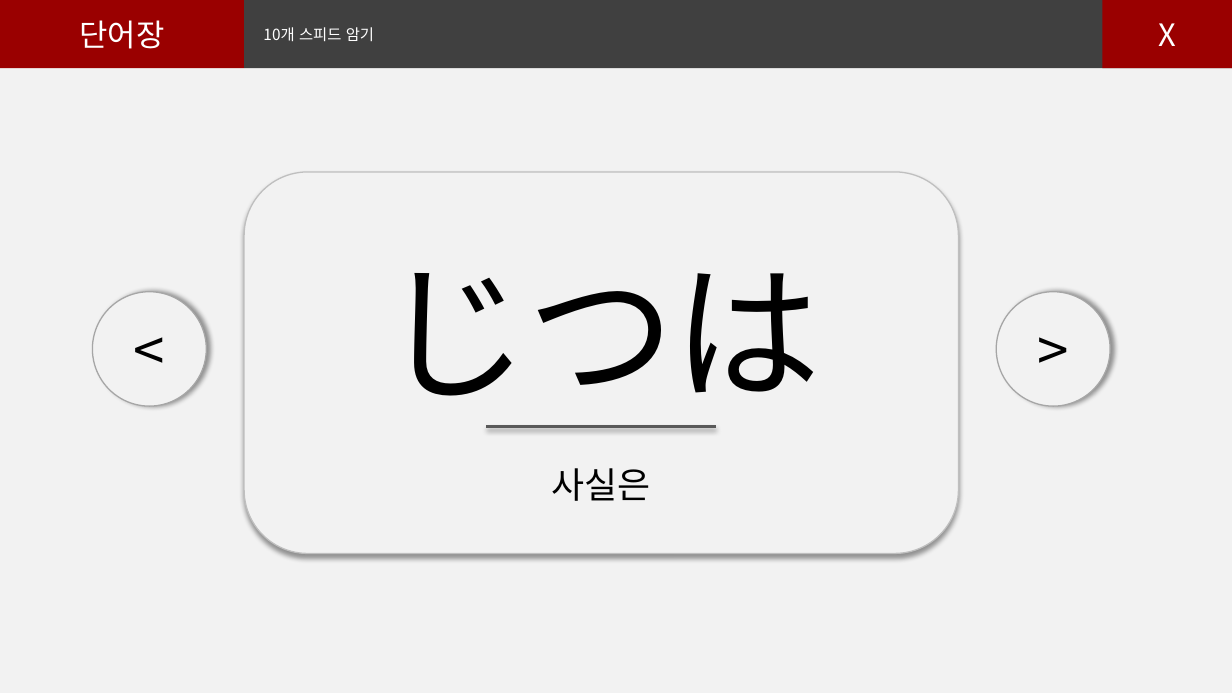
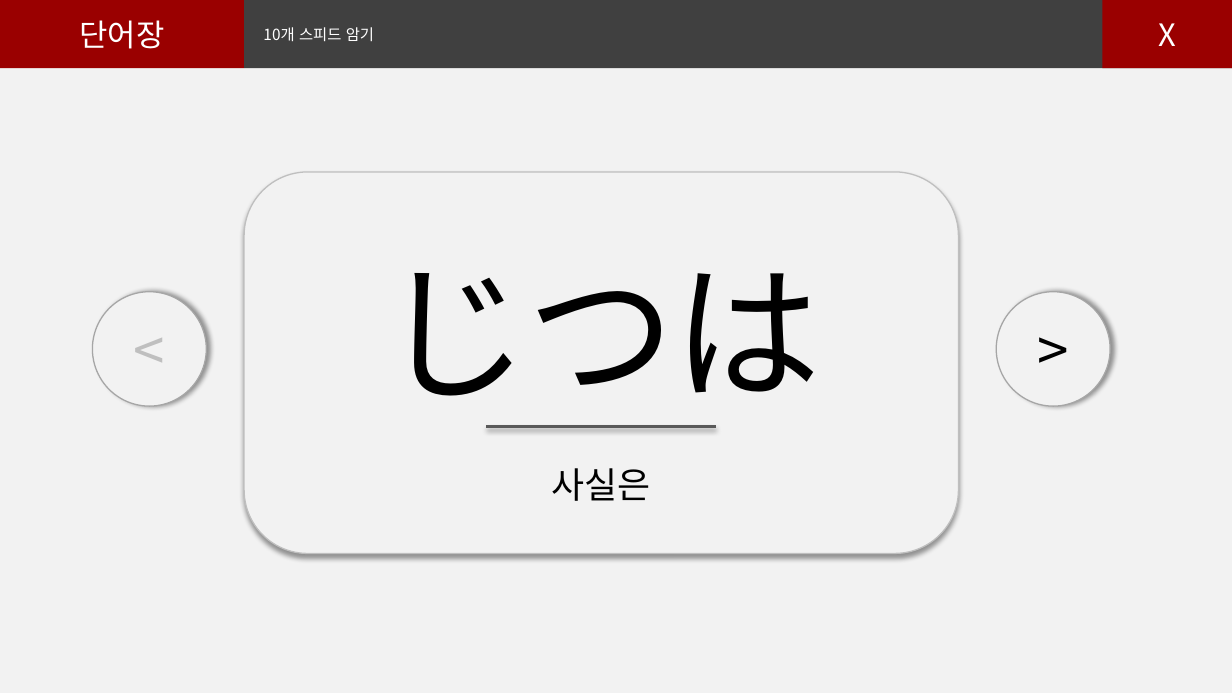
Before and after one commit to jaeyunSTRONE/nihonggo, a slide deck: slide 12 of 마이니치니홍고.pptx (slide 11 before the commit). Drawn at 1232x693 pixels with LibreOffice and Linux fonts; fonts in the diff are those of the drawing. Boxes give left, top, right and bottom in pixels: in the first picture for what was removed or moved away, otherwise in the second. Text is boxed around its words. In the diff, an @@ line names an element or a change of style, - is before the commit and + after.

```diff
--- a/마이니치니홍고.pptx
+++ b/마이니치니홍고.pptx
@@ ellipse "<" at bbox=[92, 292, 206, 407]: text colour #000000 to #BFBFBF @@
```
Also in this commit, not shown: 3 other slides changed, 24 slides added.
